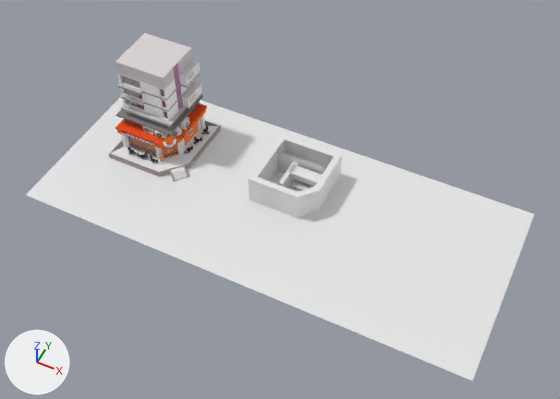
Renders of the FBX model Assets/_resources/3D models/Vignette #1/Toxos Chicken/Toxos_Outside/ToxosChiken.fbx from each side of a commit.
Before and after are seen from a 50 mm camera at (194.0, -243.0, 309.0) aimed at (77.0, -9.0, 18.0). The lights are fixed; the arrows at lower left show +X, +Y and +Z. Where no turn or scale is listed for an object, it has been applied to the vertices. Vertices at the same position are counted once.
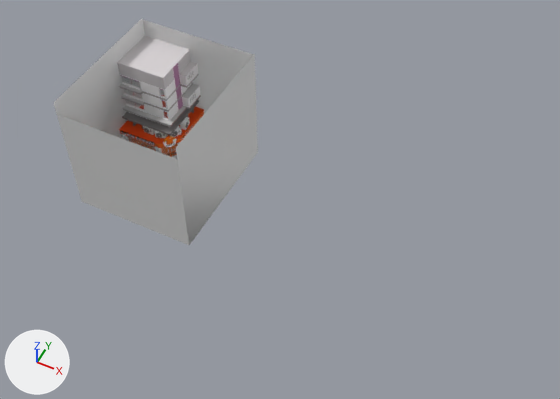
Pixel boxes [x1, y1, x2, y2] of what changed, in the pictures (560 x 399 px):
'Plane', deleted: before [26, 98, 534, 381]
'Plane.005', added: after [54, 19, 258, 245]
'Cube.046', deleted: before [248, 134, 342, 218]
'Plane.027', deleted: before [277, 151, 326, 174]
'Cube.008', deleted: before [289, 164, 322, 186]
'Cube.031', deleted: before [279, 162, 298, 188]
'Cube.057', deleted: before [161, 143, 179, 158]
'Cube.005', deleted: before [290, 181, 307, 191]
'Cube.036', deleted: before [301, 182, 307, 185]
part 1 of me_cube_075, added: after [161, 143, 178, 156]
'Cube', unchanged, covered by the edit: before [109, 103, 221, 177]; after [119, 106, 204, 159]

What changed in the scene script:
```text
Change me_cube_075:
    used by ob_cube_058; location = (2.4, 3.2, 8.7)
    remove me_cube_075.from_pydata(...)  # 80 vertices, 60 faces; spans x 0.26..1.98, y -0.77..1.1, z -1.0..1.0
    add me_cube_075.from_pydata(...)  # 104 vertices, 80 faces; spans x -3.5..4.27, y -3.42..5.03, z -4.33..4.39
    me_cube_075 part 1: a new loose piece of 24 vertices spanning x -3.5..4.27, y -3.42..5.03, z -4.33..4.39
    add me_cube_075.materials.append(mat_glass)  # cyan #bedee7
Add me_plane_009_1:
    me_plane_009_1.from_pydata([(-16.4, -53.3, 0.0), (50.4, -53.3, 0.0), (-16.4, 21.7, 0.0), (50.4, 21.7, 0.0), (50.4, 21.7, 68.6), (-16.4, 21.7, 68.6), (-16.4, 21.7, 69.5), (-16.4, -53.3, 69.5), (-16.4, -53.3, 62.3), (50.4, -53.3, 62.3), (50.4, -53.3, 69.3), (50.4, 21.7, 69.3)], [], [(2, 3, 4, 5), (0, 2, 6, 7), (3, 1, 10, 11), (1, 0, 8, 9)])
Remove ob_cube_046:
    ob_cube_046 = bpy.data.objects.new('Cube.046', me_cube_066)
    ob_cube_046.location = (7.8, -0.9, -6.8)
Change ob_cylinder_026:
    remove ob_cylinder_026.parent = ob_cube_036
Remove ob_cube_036:
    ob_cube_036 = bpy.data.objects.new('Cube.036', me_cube_054)
    ob_cube_036.location = (77.5, 21.3, 2.9)
    ob_cube_036.rotation_euler = (0.0, 0.0, -1.571)  # degrees (0, 0, -90)
    ob_cube_036.scale = (1.46, 1.46, 1.46)
Remove ob_cube_031:
    ob_cube_031 = bpy.data.objects.new('Cube.031', me_cube_037)
    ob_cube_031.location = (72.6, 16.2, 1.5)
Remove ob_corpo:
    ob_corpo = bpy.data.objects.new('corpo', me_corpo_002)
    ob_corpo.location = (74.4, 12.0, 1.5)
Remove ob_cube_057:
    ob_cube_057 = bpy.data.objects.new('Cube.057', me_cube_072)
    ob_cube_057.location = (3.3, 3.5, 8.7)
Remove ob_plane_027:
    ob_plane_027 = bpy.data.objects.new('Plane.027', me_plane_028)
    ob_plane_027.location = (74.3, 22.4, 1.5)
Remove ob_cube_026:
    ob_cube_026 = bpy.data.objects.new('Cube.026', me_cube_032)
    ob_cube_026.location = (82.9, 15.7, 5.4)
Remove ob_corpo_001:
    ob_corpo_001 = bpy.data.objects.new('corpo.001', me_corpo_003)
    ob_corpo_001.location = (83.2, 16.6, 2.3)
Remove ob_plane:
    ob_plane = bpy.data.objects.new('Plane', me_plane)
    ob_plane.location = (71.2, 0.0, 1.5)
Remove ob_cube_008:
    ob_cube_008 = bpy.data.objects.new('Cube.008', me_cube_011)
    ob_cube_008.location = (81.0, 15.5, 10.0)
Remove ob_cube_005:
    ob_cube_005 = bpy.data.objects.new('Cube.005', me_cube_010)
    ob_cube_005.location = (0.0, 0.0, 0.0)
Remove ob_cube_009:
    ob_cube_009 = bpy.data.objects.new('Cube.009', me_cube_012)
    ob_cube_009.location = (82.9, 14.9, 8.5)
Remove ob_cube_013:
    ob_cube_013 = bpy.data.objects.new('Cube.013', me_cube_017)
    ob_cube_013.location = (81.4, 21.0, 2.5)
    ob_cube_013.rotation_euler = (-3.142, 0.0, 0.0)  # degrees (-180, 0, 0)
    ob_cube_013.scale = (-7.54, -1.0, -1.0)
Remove ob_cube_014:
    ob_cube_014 = bpy.data.objects.new('Cube.014', me_cube_018)
    ob_cube_014.location = (77.3, 14.9, 8.0)
Add ob_plane_005:
    ob_plane_005 = bpy.data.objects.new('Plane.005', me_plane_009_1)
    ob_plane_005.location = (-7.6, 10.3, -0.8)
```
